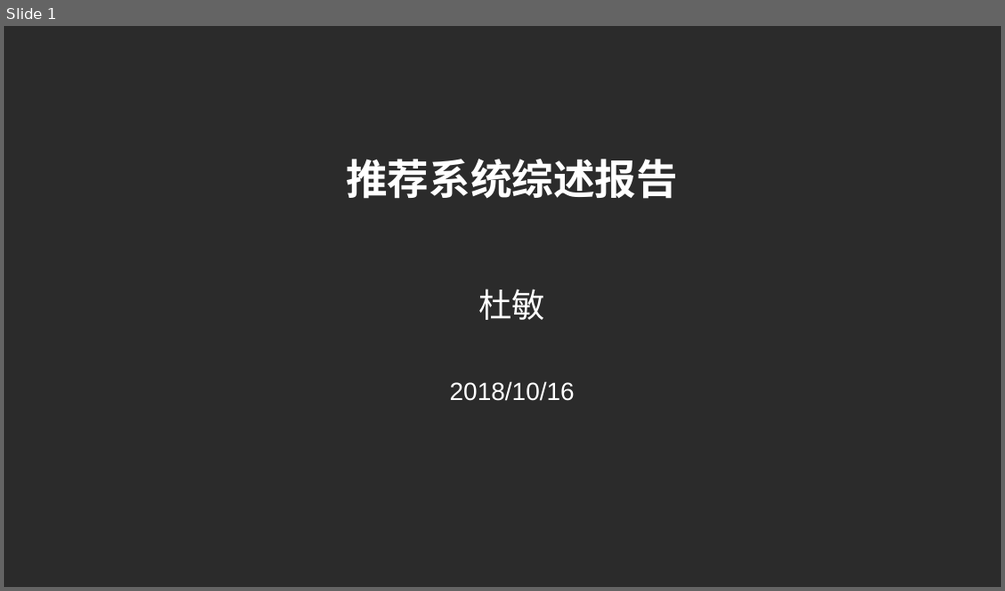
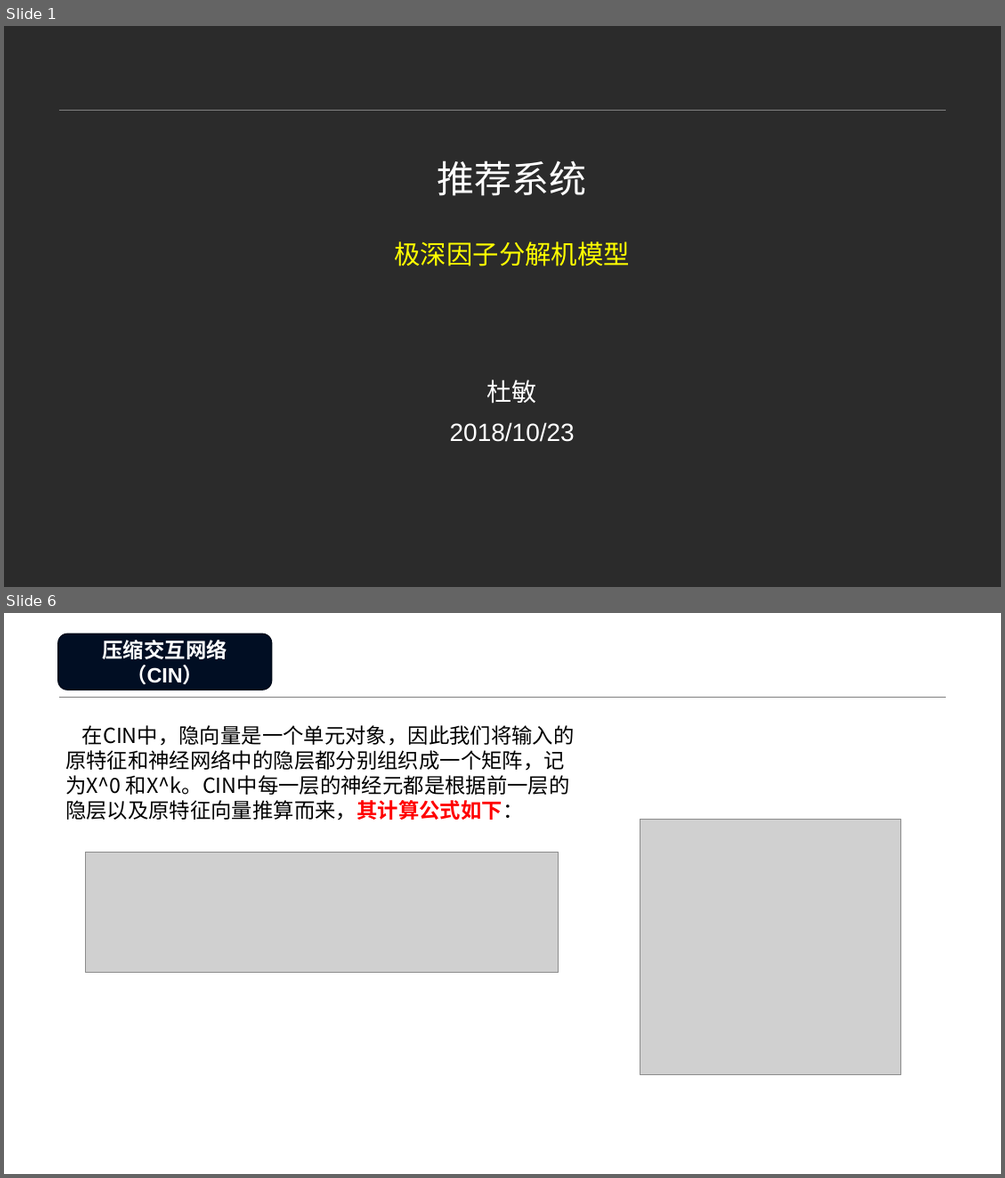
Before and after one commit to Leo-Yangren/RecommendationSystem, a slide deck: 小组会议.pptx. Shown one above the other, each under a label of ours: slide 1 before the commit, slides 1 and 6 after it; the slides between them are not shown. The pictures are 1005x591 and 1005x1178 pixels, drawn with LibreOffice and Linux fonts; fonts in the diff are those of the drawing; grey boxes stand for pictures; background and template pictures are left out; a plain dark background stands for a picture behind light text. Boxes give left, top, right and bottom in pixels: in the first picture for what was removed or moved away, otherwise in the second. Text is boxed around its words. In the diff, an @@ line names an element or a change of style, - is before the commit and + after.

```diff
--- a/小组会议.pptx
+++ b/小组会议.pptx
@@ slide 6 added at (x1=4, y1=613, x2=1001, y2=1174), background picture (left out); not listed: 1 template element that a slide beside it also shows @@
@@ rounded rectangle added at (x1=57, y1=634, x2=272, y2=690), fill #010E23, outline #010A1A 1 pt, 20 pt, text #FFFFFF, bold @@
+压缩交互网络（CIN）
@@ text added at (x1=65, y1=725, x2=574, y2=820), 20 pt, text #000000 @@
+在CIN中，隐向量是一个单元对象，因此我们将输入的原特征和神经网络中的隐层都分别组织成一个矩阵，记为X^0 和X^k。CIN中每一层的神经元都是根据前一层的隐层以及原特征向量推算而来，其计算公式如下：
@@ picture added at (x1=639, y1=819, x2=900, y2=1075) @@
@@ picture added at (x1=86, y1=852, x2=558, y2=972) @@
@@ slide 1 changed as well @@
@@ line added from (58, 110) to (947, 110), #808080 0.25 pt @@
@@ title at (x1=394, y1=160, x2=630, y2=266): text changed; size 40 to 25.2 pt; text colour #FFFFFF to #FFFF00; bold off @@
-推荐系统综述报告
+推荐系统
+极深因子分解机模型
@@ text "杜敏" moved from (x1=478, y1=289, x2=545, y2=320) to (x1=487, y1=379, x2=537, y2=403) @@
@@ text "杜敏" at (x1=487, y1=379, x2=537, y2=403): size 32 to 24 pt @@
@@ text at (x1=450, y1=422, x2=574, y2=442): text changed @@
-2018/10/16
+2018/10/23
```
Also in this commit, not shown: 13 other slides added, 18 slides removed, 1 other file.
